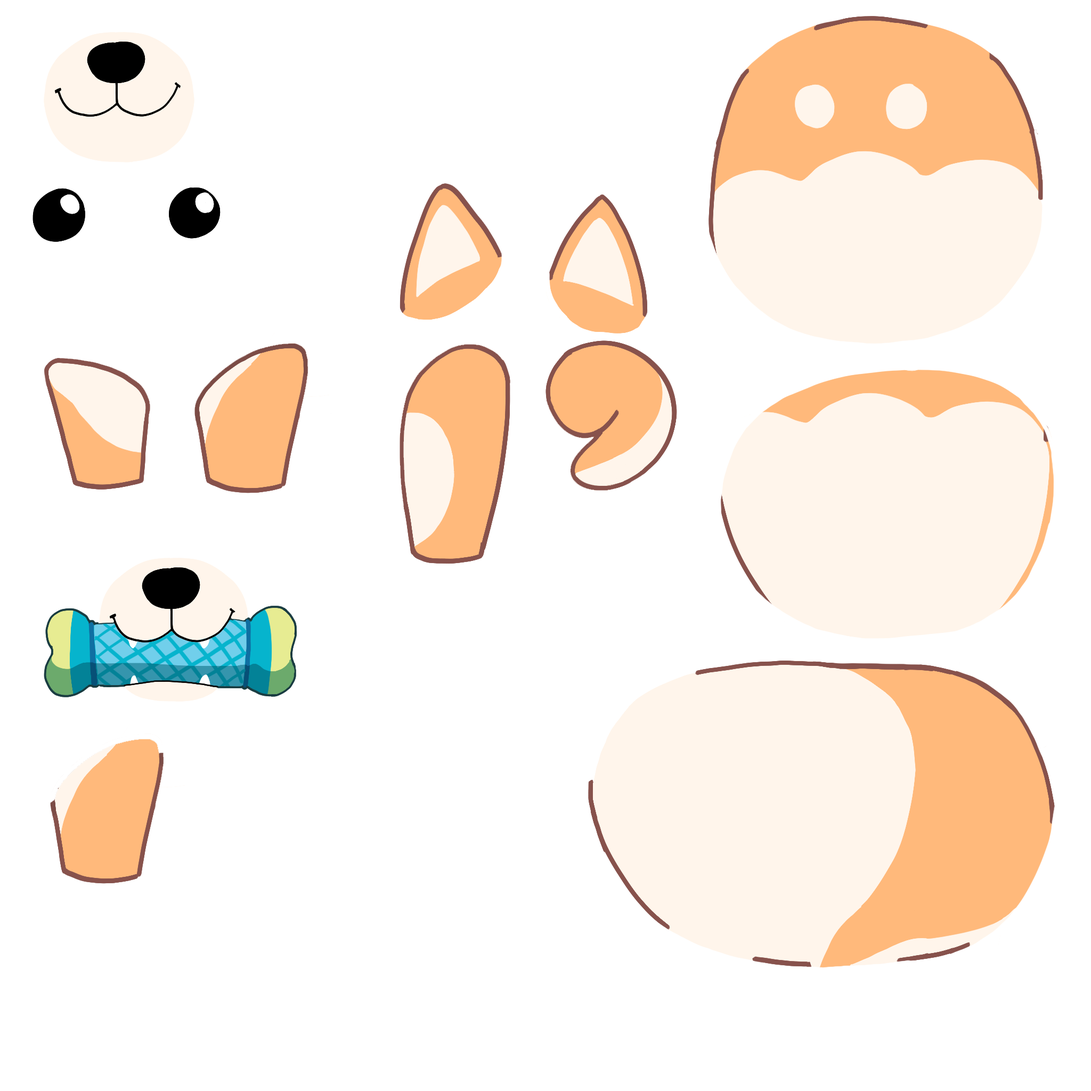
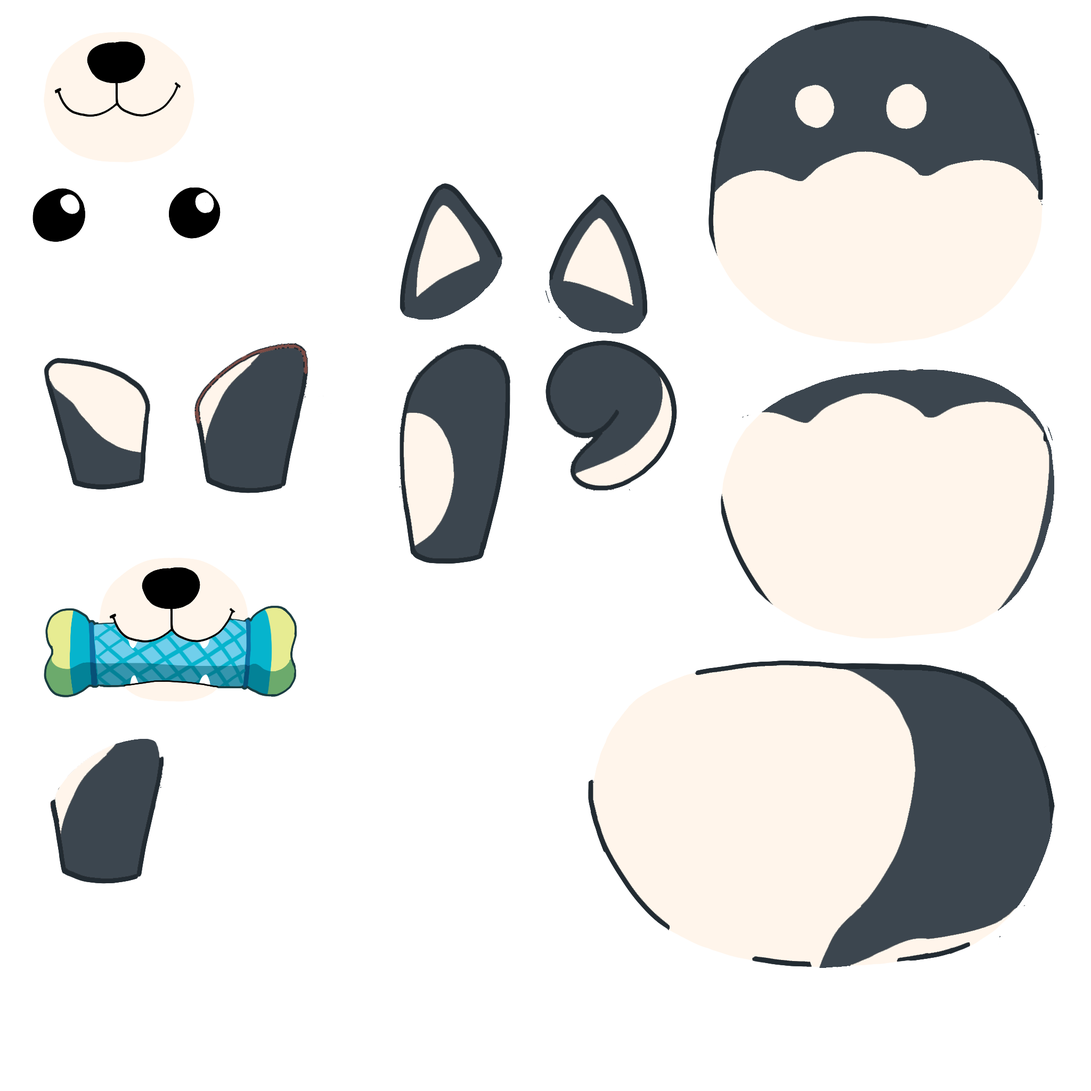
Layers edited between the first and the second w=1091, h=1091 image:
added layer "rd copy" in group "rd" over bbox(43, 15, 1056, 969)
hid group "rd" (2nd of 2, in "rd") (19 layers) over bbox(43, 15, 1056, 969)
